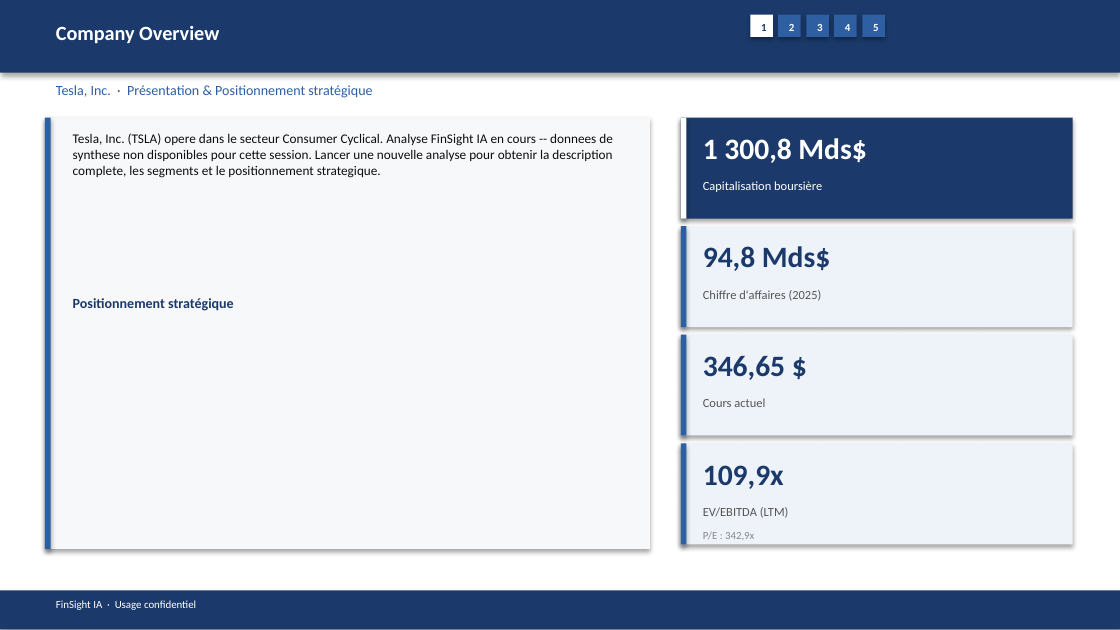
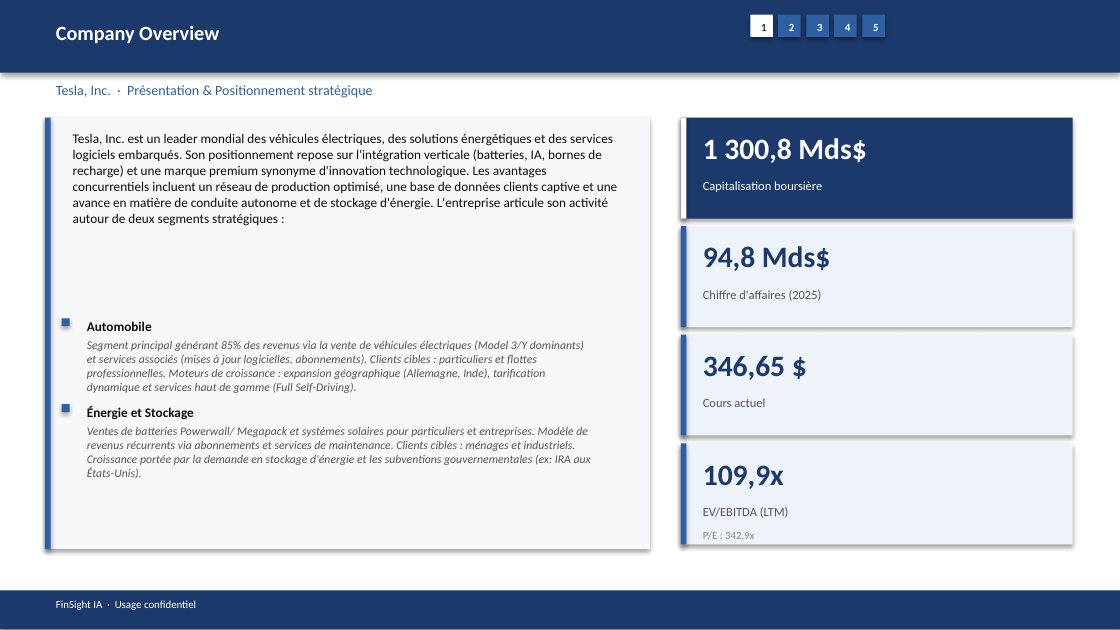
Before and after one commit to baptistejeh07-art/finsight-ia, a slide deck: slide 5 of preview/TSLA/TSLA_pitchbook.pptx. Drawn at 1120x630 pixels with LibreOffice and Linux fonts; fonts in the diff are those of the drawing. Boxes give left, top, right and bottom in pixels: in the first picture for what was removed or moved away, otherwise in the second. Text is boxed around its words. In the diff, an @@ line names an element or a change of style, - is before the commit and + after.

Commit message:
chore(preview): TSLA outputs regeneres

```diff
--- a/preview/TSLA/TSLA_pitchbook.pptx
+++ b/preview/TSLA/TSLA_pitchbook.pptx
@@ text at <box>73,133,617,226</box>: text changed @@
-Tesla, Inc. (TSLA) opere dans le secteur Consumer Cyclical. Analyse FinSight IA en cours -- donnees de synthese non disponibles pour cette session. Lancer une nouvelle analyse pour obtenir la description complete, les segments et le positionnement strategique.
+Tesla, Inc. est un leader mondial des véhicules électriques, des solutions énergétiques et des services logiciels embarqués. Son positionnement repose sur l'intégration verticale (batteries, IA, bornes de recharge) et une marque premium synonyme d'innovation technologique. Les avantages concurrentiels incluent un réseau de production optimisé, une base de données clients captive et une avance en matière de conduite autonome et de stockage d'énergie. L'entreprise articule son activité autour de deux segments stratégiques :
@@ text removed at <box>73,298,234,311</box> @@
-Positionnement stratégique
@@ rectangle added at <box>62,318,69,326</box>, fill #2E5FA3 @@
@@ text added at <box>87,321,152,331</box>, 8.5 pt, text #0D0D0D, bold @@
+Automobile
@@ text added at <box>87,340,584,393</box>, 7.5 pt, text #555555, italic @@
+Segment principal générant 85% des revenus via la vente de véhicules électriques (Model 3/Y dominants) et services associés (mises à jour logicielles, abonnements). Clients cibles : particuliers et flottes professionnelles. Moteurs de croissance : expansion géographique (Allemagne, Inde), tarification dynamique et services haut de gamme (Full Self-Driving).
@@ rectangle added at <box>62,404,69,412</box>, fill #2E5FA3 @@
@@ text added at <box>87,406,194,420</box>, 8.5 pt, text #0D0D0D, bold @@
+Énergie et Stockage
@@ text added at <box>87,427,591,479</box>, 7.5 pt, text #555555, italic @@
+Ventes de batteries Powerwall/ Megapack et systèmes solaires pour particuliers et entreprises. Modèle de revenus récurrents via abonnements et services de maintenance. Clients cibles : ménages et industriels. Croissance portée par la demande en stockage d'énergie et les subventions gouvernementales (ex: IRA aux États-Unis).
```
Also in this commit, not shown: 17 other slides changed, 4 other files.
